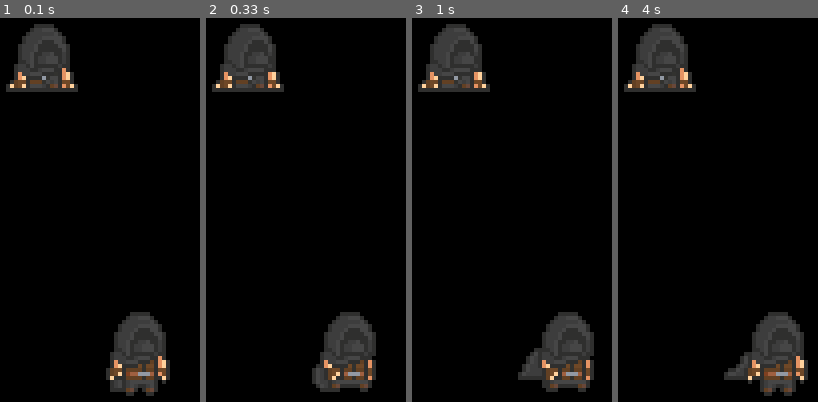
Above: before the commit, frames 1-4 (left to right).
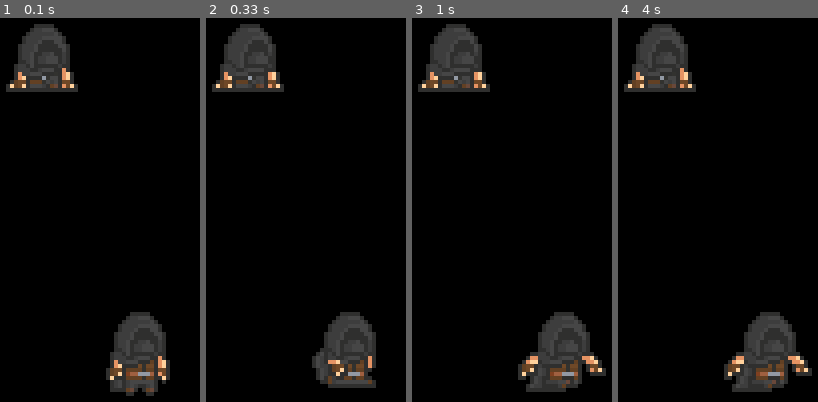
Above: after the commit, the same moments.

Repository: Rick0012345/jogo-pygame
Game: pygame game, started from main.py
Same seed, same stepped clock (60 frames per second), same inputs: the game is played once before the commit and once after it.
Inputs:
- Up to frame 1 (0.1 s): no input
- Up to frame 2 (0.33 s): no input
- Up to frame 3 (1 s): no input
- Up to frame 4 (4 s): no input

Frame 1 is identical in both runs. In frame 2, 1.1% of the frame differs, in the area x 53-85%, y 85-98%; in frame 3, 2.4%; in frame 4, 3.1%, in the area x 53-97%, y 76-99%.

Commit message:
algumas alterações pequenas

Diff:
--- a/src/character.py
+++ b/src/character.py
@@ -26,8 +26,10 @@
     def __init__(self):
         super().__init__()
         self.sprites = []
-        for img in range(0, 24 ):
+
+        for img in range(0, 9 ):
             self.sprites.append(pygame.image.load(f'src/assets/ladino/actions/run/{img}.png'))
+
         self.atual = 0
         self.image = self.sprites[0]
 
@@ -35,7 +37,7 @@
         self.rect.topleft = (200, 400)
 
     def update(self):
-        self.atual += 0.05
+        self.atual += 0.1
         if self.atual >= len(self.sprites):
             self.atual = 0
         self.image = self.sprites[int(self.atual)]
--- a/src/game.py
+++ b/src/game.py
@@ -24,8 +24,6 @@
                 if event.type == QUIT:
                     self.quit()
 
-            self.update()
-
             todas_as_sprites.draw(tela)
             todas_as_sprites.update()
 
@@ -33,9 +31,6 @@
             self.render()
             i += 1
 
-    def update(self):
-        # Atualiza o estado do jogo (neste exemplo, não há nada para atualizar)
-        pass
 
     def render(self):
         # Preenche a tela com a cor preta
@@ -46,8 +41,3 @@
         # Encerra o Pygame e sai do programa
         pygame.quit()
         exit()
-
-# Cria uma instância do jogo e executa
-if __name__ == "__main__":
-    game = Game( 800, 600, title="Jogo Pygame")
-    game.run()
Binary file removed: src/assets/ladino/actions/run/10.png
Binary file removed: src/assets/ladino/actions/run/11.png
Binary file removed: src/assets/ladino/actions/run/12.png
Binary file removed: src/assets/ladino/actions/run/13.png
Binary file removed: src/assets/ladino/actions/run/14.png
Binary file removed: src/assets/ladino/actions/run/15.png
Binary file removed: src/assets/ladino/actions/run/16.png
Binary file removed: src/assets/ladino/actions/run/17.png
Binary file removed: src/assets/ladino/actions/run/18.png
Binary file removed: src/assets/ladino/actions/run/19.png
Binary file removed: src/assets/ladino/actions/run/20.png
Binary file removed: src/assets/ladino/actions/run/21.png
(and 4 more such lines)
